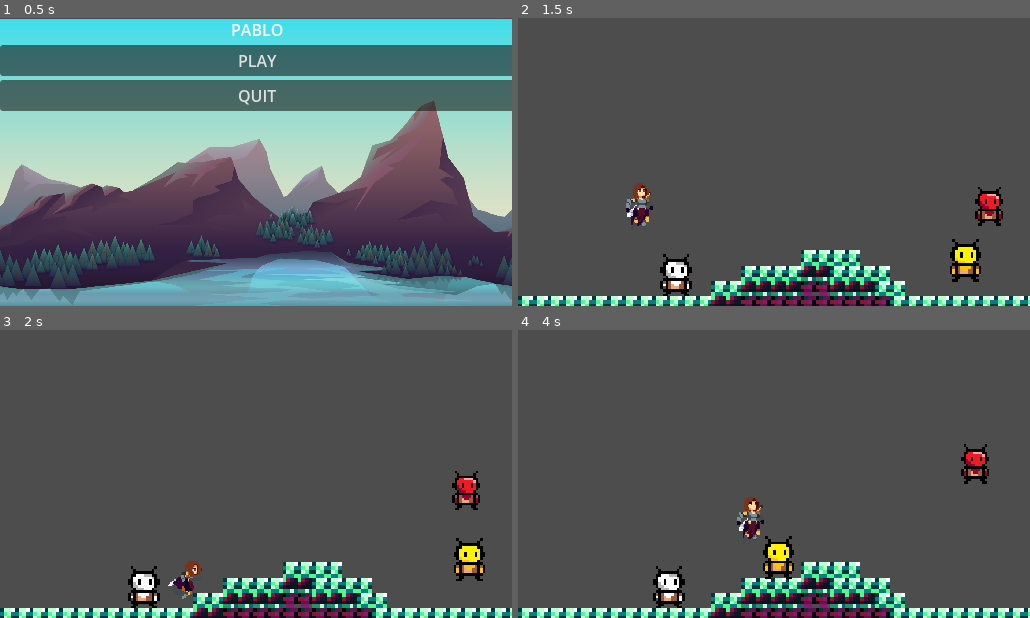
Above: before the commit, frames 1-4 (two rows, left to right).
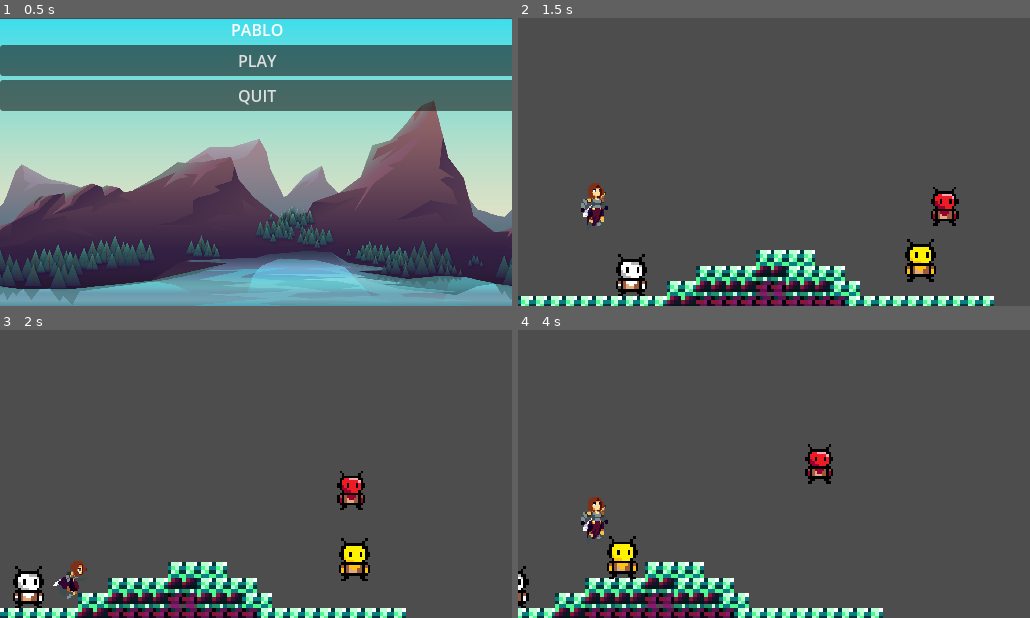
Above: after the commit, the same moments.

Repository: BaoQui/Pablo-s-Adventure
Game: Godot game, scene res://main_menu.tscn
Two runs of this game, one before a commit and one after it. Both use one fixed random seed, a clock stepped at 60 frames per second and the inputs below.
Inputs (mouse positions are in pixels of both pictures, inside the frame that each line leads up to):
- Up to frame 1 (0.5 s): no input
- Up to frame 2 (1.5 s): click "PLAY" at 0.5 s; tap Enter (ui_accept) at 1.25 s; move the mouse to (886, 147) at 1.27 s; hold Right (ui_right) from 1.28 s (still down)
- Up to frame 3 (2 s): keep holding Right (ui_right); tap Enter (ui_accept) at 1.52 s
- Up to frame 4 (4 s): move the mouse to (671, 488) at 2.02 s; tap Enter (ui_accept) at 2.27, 3.77 s; move the mouse to (825, 410) at 2.77 s; release Right (ui_right) at 2.78 s; hold Left (ui_left) 2.78-3.53 s; move the mouse to (748, 531) at 3.52 s; hold Right (ui_right) from 3.53 s (still down)

Frame 1 is identical in both runs. In frame 2, 10% of the frame differs, in the area x 0-100%, y 57-100%; in frame 3, 13%; in frame 4, 15%, in the area x 0-100%, y 39-100%.

Commit message:
playerCamera

Diff:
--- a/player.tscn
+++ b/player.tscn
@@ -617,7 +617,7 @@
 [node name="AnimatedSprite2D" type="AnimatedSprite2D" parent="Player"]
 position = Vector2(6.77475, -4.28557)
 sprite_frames = SubResource("SpriteFrames_xry5e")
-animation = &"idle"
+animation = &"punch"
 speed_scale = 30.0
 
 [node name="CollisionShape2D" type="CollisionShape2D" parent="Player"]
@@ -633,6 +633,14 @@
 position = Vector2(-3.58133, -8.70384)
 scale = Vector2(0.816734, 1.13887)
 shape = SubResource("CapsuleShape2D_2hs0m")
+
+[node name="Camera2D" type="Camera2D" parent="Player"]
+modulate = Color(0.895935, 0, 0.317969, 1)
+position = Vector2(138.884, -32.7679)
+scale = Vector2(1, 0.986558)
+zoom = Vector2(1.5, 1.5)
+limit_top = 0
+limit_bottom = 0
 
 [node name="Floor" type="StaticBody2D" parent="."]
 position = Vector2(-1.61301, 37.7749)
@@ -703,14 +711,6 @@
 one_shot = true
 autostart = true
 
-[node name="Camera2D" type="Camera2D" parent="."]
-modulate = Color(0.895935, 0, 0.317969, 1)
-position = Vector2(4.83902, 16.5265)
-scale = Vector2(0.357132, 0.367257)
-zoom = Vector2(1.5, 1.5)
-limit_top = 0
-limit_bottom = 0
-
 [node name="TileMapLayer" type="TileMapLayer" parent="."]
 tile_map_data = PackedByteArray("AADw/woAAQABAAAAAADx/woAAQABAAAAAADy/woAAQABAAAAAADz/woAAQABAAAAAAD0/woAAQABAAAAAAD1/w …(1472 unchanged characters)…
 tile_set = SubResource("TileSet_fddr8")
